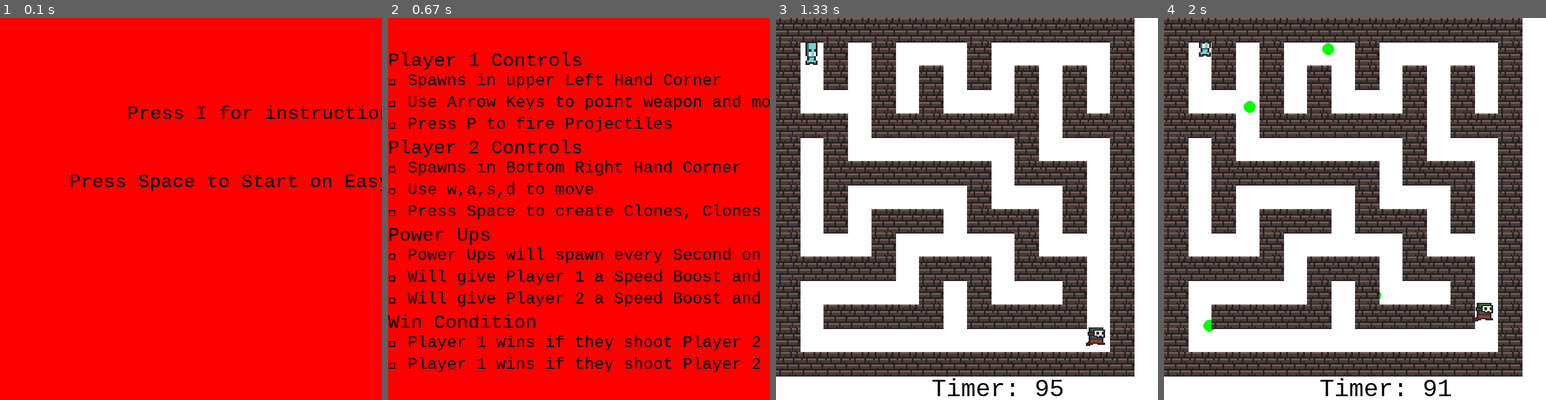
Above: before the commit, frames 1-4 (left to right).
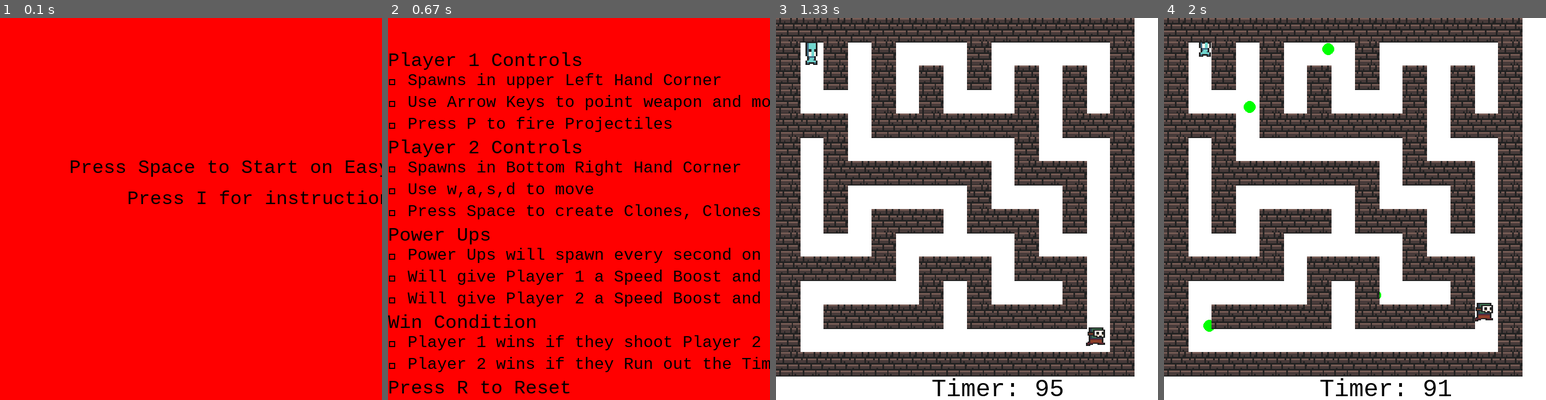
Above: after the commit, the same moments.

Repository: gorangor/112-Term-Project
Game: pygame game, started from pygamegame.py
Same seed, same stepped clock (60 frames per second), same inputs: the game is played once before the commit and once after it.
Inputs (mouse positions are in pixels of both pictures, inside the frame that each line leads up to):
- Up to frame 1 (0.1 s): no input
- Up to frame 2 (0.67 s): tap I at 0.33 s
- Up to frame 3 (1.33 s): tap Space at 0.67, 1 s
- Up to frame 4 (2 s): hold Right 1.33-1.8 s; move the mouse to (1236, 151) at 1.37 s; hold Up from 1.83 s (still down); hold W from 1.83 s (still down); move the mouse to (1412, 75) at 1.87 s

The runs differ from the first frame. In frame 1, 2.7% of the frame differs, in the area x 18-100%, y 22-49%; in frame 2, 0.9%; in frame 3, nothing differs; in frame 4, nothing differs.

Commit message:
Version 0.92

Diff:
--- a/pygamegame.py
+++ b/pygamegame.py
@@ -345,9 +345,9 @@
         elif self.mode == "Start":
             screen.fill((255,0,0))
             initial = pygame.font.SysFont("monospace", 35).render("Press Space to Start on Easy or A to adjust", 1, (0, 0, 0))
-            screen.blit(initial, (self.width / 5.5, self.height / 2.5))
+            screen.blit(initial, (self.width / 5.5, self.height / 2.75))
             instructions = pygame.font.SysFont("monospace", 35).render("Press I for instructions", 1, (0, 0, 0))
-            screen.blit(instructions, (self.width / 3, self.height / 4.5))
+            screen.blit(instructions, (self.width / 3, self.height / 2.25))
         elif self.mode == "Win":
             screen.fill((255,0,0))
             win = pygame.font.SysFont("monospace", 55).render(self.winner + "Wins", 1,
@@ -377,7 +377,7 @@
 
             powerDescription = pygame.font.SysFont("monospace", 35).render("Power Ups", 1, (0, 0, 0))
             screen.blit(powerDescription, (0, self.height / 12 + 40 * 8))
-            powerSpawn = pygame.font.SysFont("monospace", 30).render("\n Power Ups will spawn every Second on the Map", 1, (0, 0, 0))
+            powerSpawn = pygame.font.SysFont("monospace", 30).render("\n Power Ups will spawn every second on the Map", 1, (0, 0, 0))
             screen.blit(powerSpawn, (0, self.height / 12 + 40 * 9))
             powerP1 = pygame.font.SysFont("monospace", 30).render("\n Will give Player 1 a Speed Boost and Faster Projectiles", 1, (0, 0, 0))
             screen.blit(powerP1, (0, self.height / 12 + 40 * 10))
@@ -389,7 +389,10 @@
             winP1 = pygame.font.SysFont("monospace", 30).render("\n Player 1 wins if they shoot Player 2 with Projectile", 1, (0, 0, 0))
             screen.blit(winP1, (0, self.height / 12 + 40 * 13))
             winP2 = pygame.font.SysFont("monospace", 30).render("\n Player 2 wins if they Run out the Timer", 1, (0, 0, 0))
-            screen.blit(winP1, (0, self.height / 12 + 40 * 14))
+            screen.blit(winP2, (0, self.height / 12 + 40 * 14))
+
+            reset = pygame.font.SysFont("monospace", 35).render("Press R to Reset", 1, (0, 0, 0))
+            screen.blit(reset, (0, self.height / 12 + 40 * 15))
 
 
 
